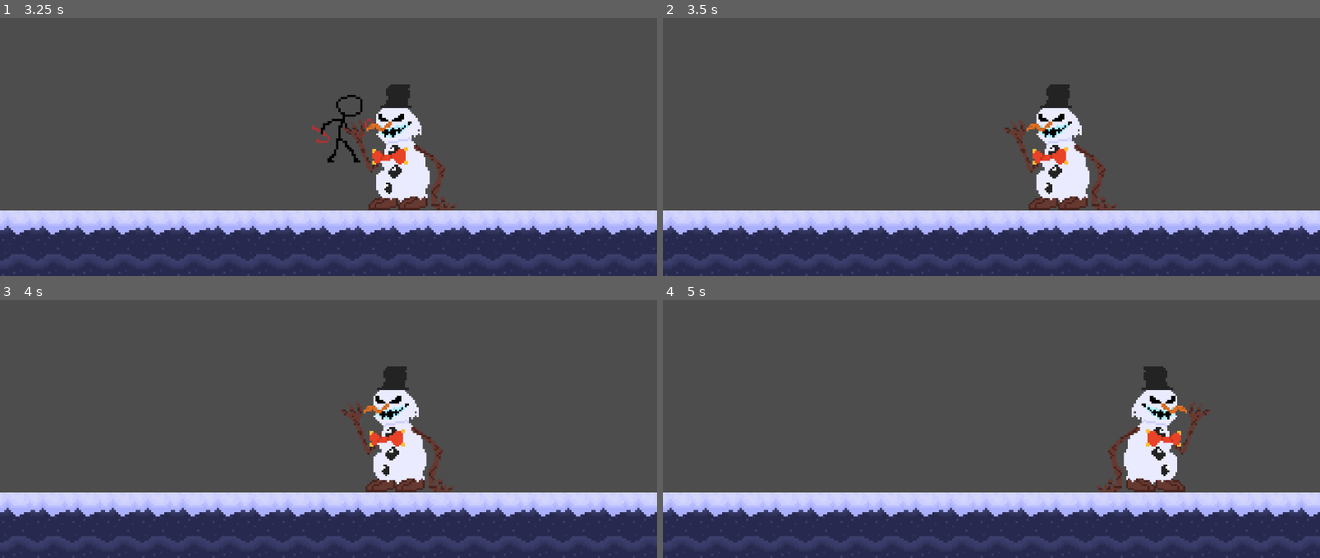
Above: before the commit, frames 1-4 (two rows, left to right).
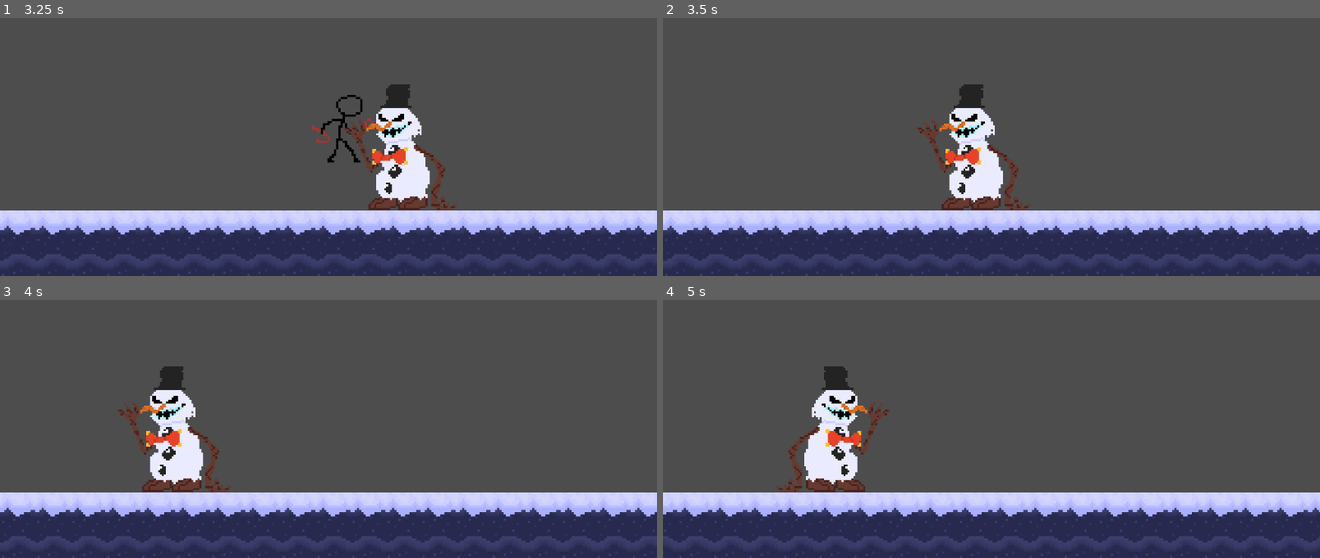
Above: after the commit, the same moments.

Repository: LukasPeres/Santa-Vinganca
Game: Godot game, scene res://Scene/parte 2 da fase.tscn
The game is run twice, just before and just after one commit, with the same random seed, the same clock (stepped at 60 frames per second) and the same inputs.
Inputs:
- Up to frame 1 (3.25 s): hold D (right) 0.53-2.03 s; tap Shift (dash) at 0.6, 1.55, 2.1, 3.05 s; tap W (jump) at 0.77, 1.52, 3.02 s; tap J (attack) at 1.35 s; hold A (left) 2.03-2.78 s; hold D (right) from 2.78 s (still down); tap 1 (weapon_1) at 2.85 s
- Up to frame 2 (3.5 s): keep holding D (right)
- Up to frame 3 (4 s): keep holding D (right); tap 2 (weapon_2) at 3.6 s; tap W (jump) at 3.77 s; tap Shift (dash) at 3.8 s
- Up to frame 4 (5 s): release D (right) at 4.28 s; hold A (left) from 4.28 s (still down); tap 3 (weapon_3) at 4.35 s; tap W (jump) at 4.52 s; tap Shift (dash) at 4.55 s

Frame 1 is identical in both runs. In frame 2, 7.1% of the frame differs, in the area x 38-70%, y 25-75%; in frame 3, 7.1%; in frame 4, 10%, in the area x 0-100%, y 25-100%.

Commit message:
primeira fase do boss snowboss quase completa

Diff:
--- /dev/null
+++ b/Entities/raio_boss.tscn
@@ -0,0 +1,12 @@
+[gd_scene format=3 uid="uid://cqxavc3uhcs0p"]
+
+[ext_resource type="Script" uid="uid://ldxs12f2s6cp" path="res://Scripts/raio_boss.gd" id="1_vptim"]
+
+[node name="raio_boss" type="Node2D" unique_id=278856288]
+script = ExtResource("1_vptim")
+
+[node name="RayCast2D" type="RayCast2D" parent="." unique_id=676380052]
+
+[node name="Line2D" type="Line2D" parent="." unique_id=420355138]
+
+[node name="Timer" type="Timer" parent="." unique_id=918293592]
--- a/Entities/snowball_arc.tscn
+++ b/Entities/snowball_arc.tscn
@@ -1,8 +1,25 @@
 [gd_scene format=3 uid="uid://d0ab2sewpd5fa"]
 
-[sub_resource type="SegmentShape2D" id="SegmentShape2D_t4ly4"]
+[ext_resource type="Script" uid="uid://rbmcx1pb3cru" path="res://Scripts/snowball_arc.gd" id="1_0b25x"]
+
+[sub_resource type="CircleShape2D" id="CircleShape2D_0b25x"]
+radius = 4.0
+
+[sub_resource type="CircleShape2D" id="CircleShape2D_n7hk1"]
+radius = 4.0
 
 [node name="snowball_arc" type="CharacterBody2D" unique_id=774603723]
+collision_layer = 8
+script = ExtResource("1_0b25x")
 
 [node name="CollisionShape2D" type="CollisionShape2D" parent="." unique_id=1336934098]
-shape = SubResource("SegmentShape2D_t4ly4")
+shape = SubResource("CircleShape2D_0b25x")
+
+[node name="Area2D" type="Area2D" parent="." unique_id=174461041]
+collision_layer = 0
+collision_mask = 2
+
+[node name="CollisionShape2D" type="CollisionShape2D" parent="Area2D" unique_id=574936166]
+shape = SubResource("CircleShape2D_n7hk1")
+
+[connection signal="body_entered" from="Area2D" to="." method="_on_area_2d_body_entered"]
--- a/Entities/snowboss2.tscn
+++ b/Entities/snowboss2.tscn
@@ -3,6 +3,7 @@
 [ext_resource type="Script" uid="uid://d3p27v5k6regm" path="res://Scripts/snowboss_2.gd" id="1_1bah1"]
 [ext_resource type="Script" uid="uid://7sm0sie80j5i" path="res://Scripts/corpo.gd" id="1_olyxe"]
 [ext_resource type="Texture2D" uid="uid://b4mojgwvjwf85" path="res://Sprites/Personagens/Boneco_neve/boneco de neve.png" id="2_1bah1"]
+[ext_resource type="PackedScene" uid="uid://d0ab2sewpd5fa" path="res://Entities/snowball_arc.tscn" id="2_82hnu"]
 [ext_resource type="Script" uid="uid://c60h88s2piyoq" path="res://Scripts/cabeca.gd" id="3_82hnu"]
 
 [sub_resource type="RectangleShape2D" id="RectangleShape2D_sakgq"]
@@ -20,6 +21,7 @@
 [node name="snowboss" type="CharacterBody2D" unique_id=1505547716]
 collision_layer = 2
 script = ExtResource("1_1bah1")
+bola_neve_scene = ExtResource("2_82hnu")
 
 [node name="corpo" type="CharacterBody2D" parent="." unique_id=1889616616]
 collision_layer = 4
@@ -48,14 +50,15 @@
 shape = SubResource("RectangleShape2D_u1tvg")
 
 [node name="PontoImpacto" type="Marker2D" parent="corpo" unique_id=2100955329]
-position = Vector2(22, 9)
+position = Vector2(22, 0)
 
 [node name="HitboxSoco" type="Area2D" parent="corpo" unique_id=1696678897]
 position = Vector2(22, 0)
-monitoring = false
+collision_mask = 3
 
 [node name="CollisionShape2D" type="CollisionShape2D" parent="corpo/HitboxSoco" unique_id=603233003]
 shape = SubResource("RectangleShape2D_u7u5a")
+disabled = true
 
 [node name="cabeca" type="CharacterBody2D" parent="." unique_id=1831272695]
 position = Vector2(0, -18)
@@ -82,4 +85,5 @@
 shape = SubResource("CapsuleShape2D_f8ao0")
 
 [connection signal="body_entered" from="corpo/area_dano" to="corpo" method="_on_area_dano_body_entered"]
+[connection signal="body_entered" from="corpo/HitboxSoco" to="corpo" method="_on_hitbox_soco_body_entered"]
 [connection signal="body_entered" from="cabeca/area_dano" to="cabeca" method="_on_area_dano_body_entered"]
--- a/Scripts/corpo.gd
+++ b/Scripts/corpo.gd
@@ -11,6 +11,26 @@
 	if get_parent().name != "snowboss": # Se não for mais filho do snowboss
 		move_and_slide()
 
+
+
+
+# combate
+# Função para o Snowboss ligar/desligar o perigo da martelada
+func set_martelada_ativa(valor: bool):
+	if has_node("HitboxSoco/CollisionShape2D"):
+		$HitboxSoco/CollisionShape2D.disabled = !valor
+		# Se quiser testar visualmente se está funcionando:
+		$HitboxSoco.visible = valor
+
+func _on_hitbox_soco_body_entered(body):
+	if body.is_in_group("player"):
+		# Verifica se o método take_damage existe no player e aplica o dano
+		if body.has_method("take_damage"):
+			body.take_damage(2, global_position)
+			print("PLAYER TOMOU MARTELADA!")
+
+
+#Sistema
 func atualizar_direcao(dir):
 	if sprite:
 		sprite.flip_h = (dir == -1)
--- /dev/null
+++ b/Scripts/raio_boss.gd
@@ -0,0 +1,60 @@
+extends Node2D
+
+@onready var raycast = $RayCast2D
+@onready var line = $Line2D
+
+var comprimento_maximo = 1000.0 # O quão longe o raio chega
+var esta_ativo = false
+
+func _ready():
+	# 1. Configuração inicial: O raio começa "encolhido"
+	line.points[1] = Vector2.ZERO
+	raycast.target_position = Vector2.ZERO
+
+	# === O SEU AWAIT DE AVISO ===
+	# Aqui o player vê o Boss preparando, mas nada acontece ainda
+	await get_tree().create_timer(1.0).timeout
+
+	# 2. DISPARAR O RAIO
+	ativar_raio()
+
+func _physics_process(delta):
+	if esta_ativo:
+		# Fazemos o raio "crescer" ou se manter esticado até a parede
+		atualizar_raio()
+
+func ativar_raio():
+	esta_ativo = true
+	# Define a direção (ex: para a direita)
+	# Você pode passar a direção do Boss para cá depois
+	var direcao = Vector2(comprimento_maximo, 0)
+	raycast.target_position = direcao
+
+	# O Timer de quanto tempo o raio fica na tela
+	await get_tree().create_timer(0.5).timeout
+	queue_free()
+
+func atualizar_raio():
+	# Forçamos o RayCast a atualizar a colisão agora
+	raycast.force_raycast_update()
+
+	var ponto_final = raycast.target_position
+
+	if raycast.is_colliding():
+		# Se bater em algo (parede ou player), o ponto final é onde bateu
+		# transformamos a posição global de batida em posição local para o Line2D
+		ponto_final = to_local(raycast.get_collision_point())
+
+		# CHECAGEM DE DANO
+		var objeto = raycast.get_collider()
+		if objeto.is_in_group("player"):
+			dar_dano_no_player(objeto)
+
+	# Estica o desenho do Line2D até o ponto de impacto
+	line.points[1] = ponto_final
+
+func dar_dano_no_player(player_node):
+	if player_node.has_method("take_damage"):
+		player_node.take_damage(1)
+		# Dica: adicione um pequeno timer aqui para o raio não dar
+		# dano em todos os frames (60 vezes por segundo)
--- /dev/null
+++ b/Scripts/snowball_arc.gd
@@ -0,0 +1,47 @@
+extends CharacterBody2D
+
+var gravidade = 700.0
+var tempo_vida = 0.0
+
+func _ready():
+	print(">> BOLINHA ", name, ": Nasci em ", global_position, " com velocity ", velocity)
+
+func _physics_process(delta):
+	tempo_vida += delta
+	velocity.y += gravidade * delta
+
+	# move_and_slide() retorna true se houve colisão
+	var colidiu = move_and_slide()
+
+	# TUDO ABAIXO PRECISA DE UM TAB (RECUO) PARA ESTAR DENTRO DA FUNÇÃO
+	if colidiu:
+		for i in get_slide_collision_count():
+			var colisao = get_slide_collision(i)
+			var objeto = colisao.get_collider()
+
+			# Ignora colisões entre as próprias bolas
+			if objeto.name.contains("snowball_arc") or objeto.name.contains("@CharacterBody2D"):
+				continue
+
+			# Se bater em algo que não seja outra bola nos primeiros frames
+			if tempo_vida < 0.1:
+				print(">> BOLINHA ", name, " MORREU batesse em: ", objeto.name)
+				queue_free()
+				return
+
+			# Se tocar no chão (TileMap ou StaticBody2D) depois de um tempo
+			if is_on_floor():
+				print(">> BOLINHA ", name, ": Toquei no chão.")
+				queue_free()
+				return
+
+# Esta função fica fora do _physics_process mesmo, no nível principal
+func _on_area_2d_body_entered(body: Node2D) -> void:
+	if body.is_in_group("player"):
+		print(">> BOLINHA ", name, ": DEI DANO!")
+		if body.has_method("take_damage"):
+			body.take_damage(1, global_position)
+		queue_free()
+
+	elif body.name.contains("snowboss") and tempo_vida < 0.2:
+		print(">> BOLINHA ", name, ": Ignorei o Boss.")
--- a/Scripts/snowboss_2.gd
+++ b/Scripts/snowboss_2.gd
@@ -1,7 +1,10 @@
 extends CharacterBody2D
+@export var bola_neve_scene : PackedScene # Arraste o snowball_arc.tscn aqui no Inspetor
+@export var raio_scene : PackedScene # Arraste o raio_boss.tscn aqui no Inspetor
 
 # --- CONFIGURAÇÕES ---
-
+const SPEED_DASH = 170.0 # Velocidade do deslize (bem maior que a perseguição)
+const DURACAO_DASH = 0.6 # Quanto tempo ele fica deslizando
 
 var timer_sorteio : float = 0.0 # Nova variável no topo do script
 var chance_de_ataque : float = 0.0
@@ -22,7 +25,7 @@
 
 # IA e Estados
 var player = null
-enum States { SEGUINDO, AFASTANDO_PARA_RAIO, EXECUTANDO_RAIO, MARTELADA, TRANSICAO }
+enum States { SEGUINDO, AFASTANDO_PARA_RAIO, EXECUTANDO_RAIO, DASH_MARTELADA, MARTELADA, TRANSICAO }
 var current_state = States.SEGUINDO
 
 func _ready():
@@ -34,7 +37,7 @@
 func _physics_process(delta):
 	# Trava de Fase 2
 	if health <= FASE2_THRESHOLD and current_state != States.TRANSICAO:
-		mudar_estado(States.TRANSICAO)
+		change_state(States.TRANSICAO)
 		return
 
 	if current_state == States.TRANSICAO: return
@@ -52,12 +55,15 @@
 			if randf() * 100.0 < chance_de_ataque:
 				decidir_qual_ataque()
 
-	# 2. LÓGICA DE MOVIMENTO
+# 2. LÓGICA DE MOVIMENTO
 	match current_state:
 		States.SEGUINDO:
 			perseguir_player(delta)
 		States.AFASTANDO_PARA_RAIO:
 			fugir_do_player()
+		States.DASH_MARTELADA:
+			# Mantém a velocidade que definimos no início do dash
+			velocity.x = direcao_atual * SPEED_DASH
 		States.EXECUTANDO_RAIO, States.MARTELADA:
 			velocity.x = 0
 
@@ -69,6 +75,35 @@
 
 	apply_gravity(delta)
 	move_and_slide()
+
+func change_state(new_state):
+	# --- SAÍDA DO ESTADO ANTERIOR ---
+	match current_state:
+		States.SEGUINDO:
+			timer_sorteio = 0.0 # Reseta o tempo de sorteio ao parar de seguir
+			velocity.x = 0
+
+	# --- TROCA ---
+	current_state = new_state
+
+	# --- ENTRADA NO NOVO ESTADO (Onde você colocará as animações futuramente) ---
+	match current_state:
+		States.SEGUINDO:
+			print("ENTRANDO: Seguindo")
+			# aqui iria: animation_player.play("walk")
+		States.AFASTANDO_PARA_RAIO:
+			print("ENTRANDO: Fuga para Raio")
+		States.EXECUTANDO_RAIO:
+			velocity.x = 0
+			print("ENTRANDO: Disparo")
+		States.DASH_MARTELADA:
+			print("ENTRANDO: Dash Deslizante!")
+			# aqui iria: animation_player.play("dash_slide")
+		States.MARTELADA:
+			velocity.x = 0
+			print("ENTRANDO: Martelada")
+		States.TRANSICAO:
+			transicao_fase_2()
 
 # =========================================================
 # MOVIMENTAÇÃO
@@ -91,11 +126,6 @@
 		var direcao_fuga = sign(global_position.x - player.global_position.x)
 		velocity.x = direcao_fuga * SPEED_ATROPELAMENTO
 
-func mudar_estado(novo_estado):
-	current_state = novo_estado
-	if novo_estado == States.TRANSICAO:
-		transicao_fase_2()
-
 # =========================================================
 # COMBATE
 # =========================================================
@@ -111,30 +141,80 @@
 		iniciar_sequencia_martelada()
 
 func iniciar_sequencia_martelada():
-	print("BOSS: MARTELADA!")
-	current_state = States.MARTELADA
-	# Aqui você pode chamar o spawn das bolas de neve futuramente
-	await get_tree().create_timer(0.8).timeout
-	current_state = States.SEGUINDO
+	change_state(States.DASH_MARTELADA)
+
+	if player:
+		direcao_atual = sign(player.global_position.x - global_position.x)
+
+	velocity.x = direcao_atual * SPEED_DASH
+	await get_tree().create_timer(DURACAO_DASH).timeout
+
+	# --- MOMENTO DO IMPACTO ---
+	change_state(States.MARTELADA)
+
+	if corpo.has_method("set_martelada_ativa"):
+		corpo.set_martelada_ativa(true)
+
+	# ADICIONE ESTA LINHA AQUI:
+	disparar_chuva_bolas()
+
+	print("ATAQUE: POW! (Bolas disparadas)")
+
+	await get_tree().create_timer(0.4).timeout
+
+	if corpo.has_method("set_martelada_ativa"):
+		corpo.set_martelada_ativa(false)
+
+	await get_tree().create_timer(0.4).timeout
+	change_state(States.SEGUINDO)
+
+func disparar_chuva_bolas():
+	if not bola_neve_scene: return
+
+	var ponto = $corpo/PontoImpacto
+	var numero_de_bolas = 16 # Quantidade de bolas na chuva
+
+	# Sorteia o início do Spot Safe (evitando as pontas extremas)
+	# O buraco terá 2 bolas de largura para ser um "safe spot" real
+	var spot_safe_inicio = randi_range(2, 7)
+
+	print("BOSS: Chuva vertical! Spot Safe no índice: ", spot_safe_inicio)
+
+	for i in range(numero_de_bolas):
+		# Cria o buraco removendo duas bolas vizinhas
+		if i == spot_safe_inicio or i == spot_safe_inicio + 1:
+			continue
+
+		var bola = bola_neve_scene.instantiate()
+		get_parent().add_child(bola)
+		bola.global_position = ponto.global_position
+		bola.z_index = 10
+
+		# --- CÁLCULO PARA ARCO VOLTADO PARA CIMA ---
+		# fracao vai de 0.0 a 1.0
+		var fracao = float(i) / float(numero_de_bolas - 1)
+
+		# Ajuste de Direção Horizontal (-1.0 esquerda, 1.0 direita)
+		# Diminuímos o multiplicador (ex: 300) para o arco não abrir 180 graus
+		var direcao_horizontal = lerp(-1.0, 1.0, fracao)
+		var forca_x = direcao_horizontal * 350.0 # Valor menor = arco mais fechado
+
+		# Ajuste de Força Vertical (Sempre para cima)
+		# Aumentamos a base (-600) para elas subirem bem alto antes de cair
+		var forca_y = -450.0 - (randf() * 150.0)
+
+		if "velocity" in bola:
+			bola.velocity = Vector2(forca_x, forca_y)
 
 func iniciar_sequencia_raio():
-	print("BOSS: Preparando Raio (Fugindo...)")
-	current_state = States.AFASTANDO_PARA_RAIO
-
-	# Espera o tempo de fuga (1.5s)
+	change_state(States.AFASTANDO_PARA_RAIO)
 	await get_tree().create_timer(1.5).timeout
-
-	# --- AJUSTE AQUI: Vira para o player antes de atirar ---
 	if player:
 		var direcao_para_player = sign(player.global_position.x - global_position.x)
-		if corpo.has_method("atualizar_direcao"):
-			corpo.atualizar_direcao(direcao_para_player)
-
-	current_state = States.EXECUTANDO_RAIO
-	print("ATAQUE: Disparando Raio! (Agora olhando para o Player)")
-
+		corpo.atualizar_direcao(direcao_para_player)
+	change_state(States.EXECUTANDO_RAIO)
 	await get_tree().create_timer(1.0).timeout
-	current_state = States.SEGUINDO
+	change_state(States.SEGUINDO)
 
 # =========================================================
 # SISTEMA
Not shown, added: Scripts/raio_boss.gd.uid
Not shown, added: Scripts/snowball_arc.gd.uid
